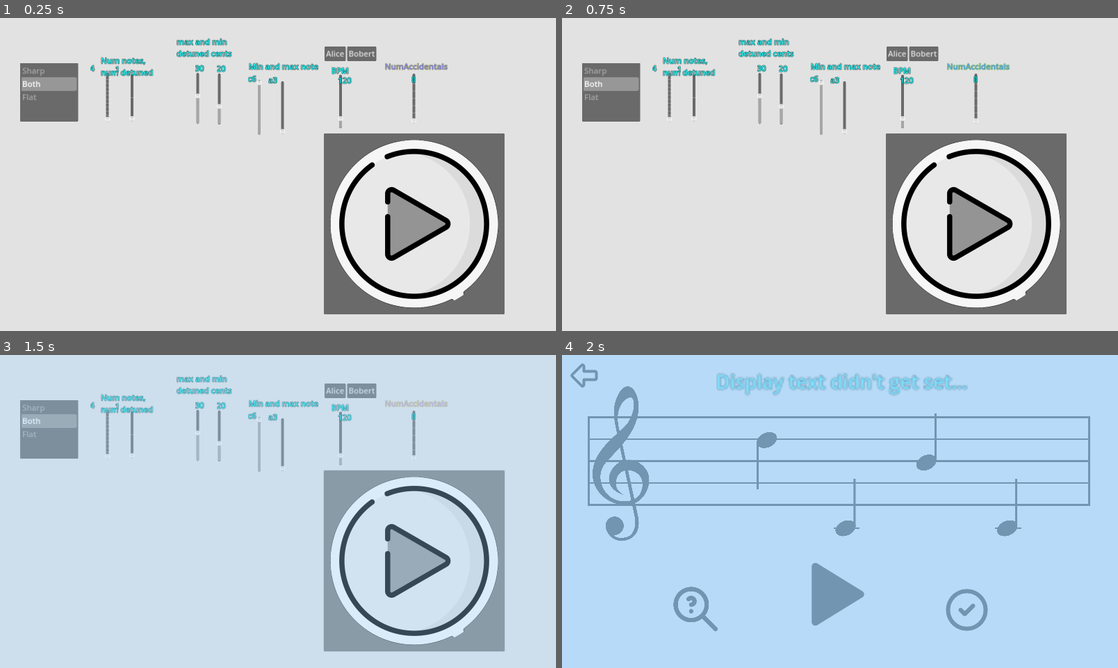
Above: before the commit, frames 1-4 (two rows, left to right).
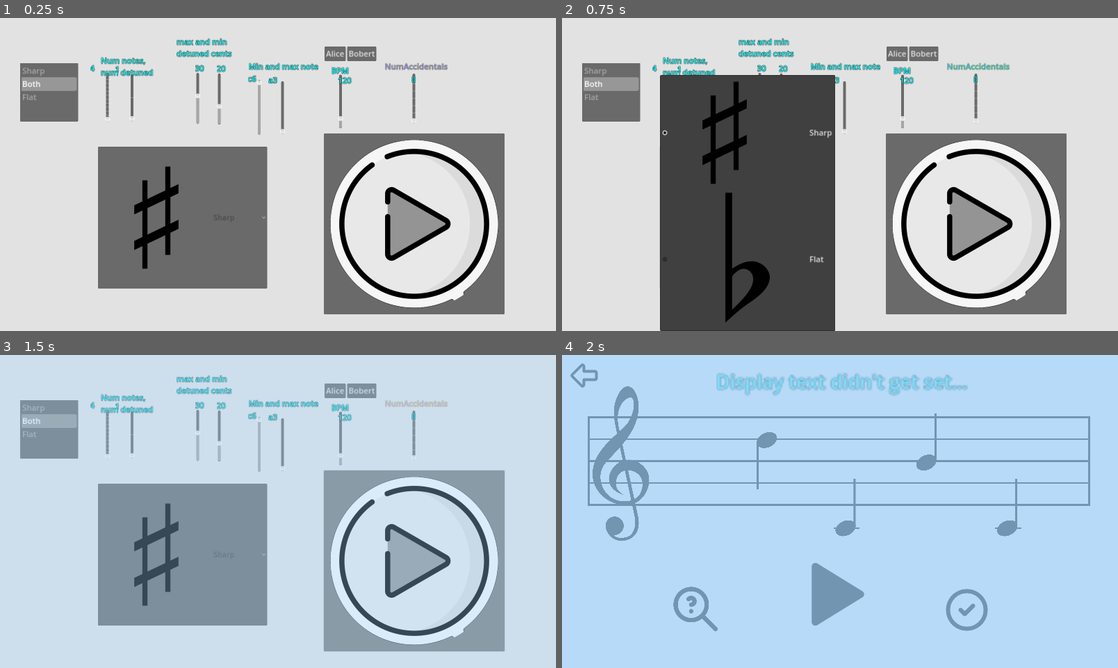
Above: after the commit, the same moments.

Repository: Sniggiho/COMP225-Reluna
Game: Godot game, scene res://Scenes/FreeplaySettingsMenu/FreeplaySettingsMenu.tscn
Same seed, same stepped clock (60 frames per second), same inputs: the game is played once before the commit and once after it. This scene is started directly instead of the project's main scene.
Inputs (mouse positions are in pixels of both pictures, inside the frame that each line leads up to):
- Up to frame 1 (0.25 s): no input
- Up to frame 2 (0.75 s): click (745, 218) at 0.5 s, where only the run after the commit has a clickable "Sharp"
- Up to frame 3 (1.5 s): click (411, 561) at 1.25 s
- Up to frame 4 (2 s): no input

The runs differ from the first frame. In frame 1, 14% of the frame differs, in the area x 17-49%, y 41-87%; in frame 2, 26%, in the area x 17-50%, y 18-100%; in frame 3, 14%; in frame 4, nothing differs.

Commit message:
Made by sharp selector

Diff:
--- /dev/null
+++ b/Project/Scenes/FreeplaySettingsMenu/BySharp.gd
@@ -0,0 +1,20 @@
+extends OptionButton
+
+
+var map : Array = [false, true]
+
+func _updateSetting():
+	GLevelData.bySharps = map[selected]
+
+
+# Called when the node enters the scene tree for the first time.
+func _ready():
+	if GLevelData.valid:
+		selected = map.find(GLevelData.bySharps)
+
+	_updateSetting()
+
+
+## CONNECTED FROM SELF
+func _on_item_selected(_index):
+	_updateSetting()
--- a/Project/Scenes/FreeplaySettingsMenu/FreeplaySettingsMenu.tscn
+++ b/Project/Scenes/FreeplaySettingsMenu/FreeplaySettingsMenu.tscn
@@ -14,6 +14,9 @@
 [ext_resource type="Script" path="res://Scenes/FreeplaySettingsMenu/NumAccidentals.gd" id="12_h41v1"]
 [ext_resource type="Shader" path="res://Scenes/FreeplaySettingsMenu/FreeplaySettingsMenu.gdshader" id="12_wkt3d"]
 [ext_resource type="Script" path="res://Scenes/FreeplaySettingsMenu/RichTextLabel.gd" id="13_3tafd"]
+[ext_resource type="Texture2D" uid="uid://c2185eldy3b1d" path="res://Scenes/MusicStaff/sharp.png" id="15_xdgnf"]
+[ext_resource type="Texture2D" uid="uid://do8in4h6g4ypg" path="res://Scenes/MusicStaff/flat.png" id="16_yuih7"]
+[ext_resource type="Script" path="res://Scenes/FreeplaySettingsMenu/BySharp.gd" id="17_cybx8"]
 
 [sub_resource type="ShaderMaterial" id="ShaderMaterial_hdgyu"]
 shader = ExtResource("12_wkt3d")
@@ -171,6 +174,21 @@
 text = "NumAccidentals"
 script = ExtResource("13_3tafd")
 shader = ExtResource("12_wkt3d")
+
+[node name="BySharp" type="OptionButton" parent="."]
+offset_left = 282.0
+offset_top = 370.0
+offset_right = 769.0
+offset_bottom = 778.0
+item_count = 2
+selected = 0
+popup/item_0/text = "Sharp"
+popup/item_0/icon = ExtResource("15_xdgnf")
+popup/item_0/id = 0
+popup/item_1/text = "Flat"
+popup/item_1/icon = ExtResource("16_yuih7")
+popup/item_1/id = 1
+script = ExtResource("17_cybx8")
 
 [connection signal="item_selected" from="DetuneDirection" to="DetuneDirection" method="_on_item_selected"]
 [connection signal="drag_ended" from="NumNotes" to="NumDetuned" method="_on_num_notes_drag_ended"]
@@ -187,3 +205,4 @@
 [connection signal="value_changed" from="MaxNote" to="MaxNote" method="_on_value_changed"]
 [connection signal="value_changed" from="BPM" to="BPM" method="_on_value_changed"]
 [connection signal="value_changed" from="NumAccidentals" to="NumAccidentals" method="_on_value_changed"]
+[connection signal="item_selected" from="BySharp" to="BySharp" method="_on_item_selected"]
--- a/Project/Scenes/LevelManager/LevelManager.gd
+++ b/Project/Scenes/LevelManager/LevelManager.gd
@@ -100,7 +100,7 @@
 		_tuneCreator.setupFullManual(GLevelData.notes, GLevelData.bySharps, GLevelData.detunedAmountsList)
 	else:
 		# TODO: Implement num accidents, bySharp to freeplay settings
-		_tuneCreator.setupRand(GLevelData.numAccidentals, bySharp,
+		_tuneCreator.setupRand(GLevelData.numAccidentals, GLevelData.bySharps,
 							   GLevelData.lowestNote, GLevelData.highestNote,
 							   listOfDetunedNotes, GLevelData.detuneDir,
 							   GLevelData.maxDetuneCents, GLevelData.minDetuneCents)
@@ -205,6 +205,7 @@
 		highestNote = GLevelData.highestNote
 		detuneDirection = GLevelData.detuneDir
 		numAccidentals = GLevelData.numAccidentals
+		bySharp = GLevelData.bySharps
 		createListOfDetunedNotes(GLevelData.numNotes)
 		createTuneCreator(false)
 		print(GLevelData.bpm)
Not shown: 1 places in Project/Scenes/FreeplaySettingsMenu/FreeplaySettingsMenu.tscn that only renumber resources
